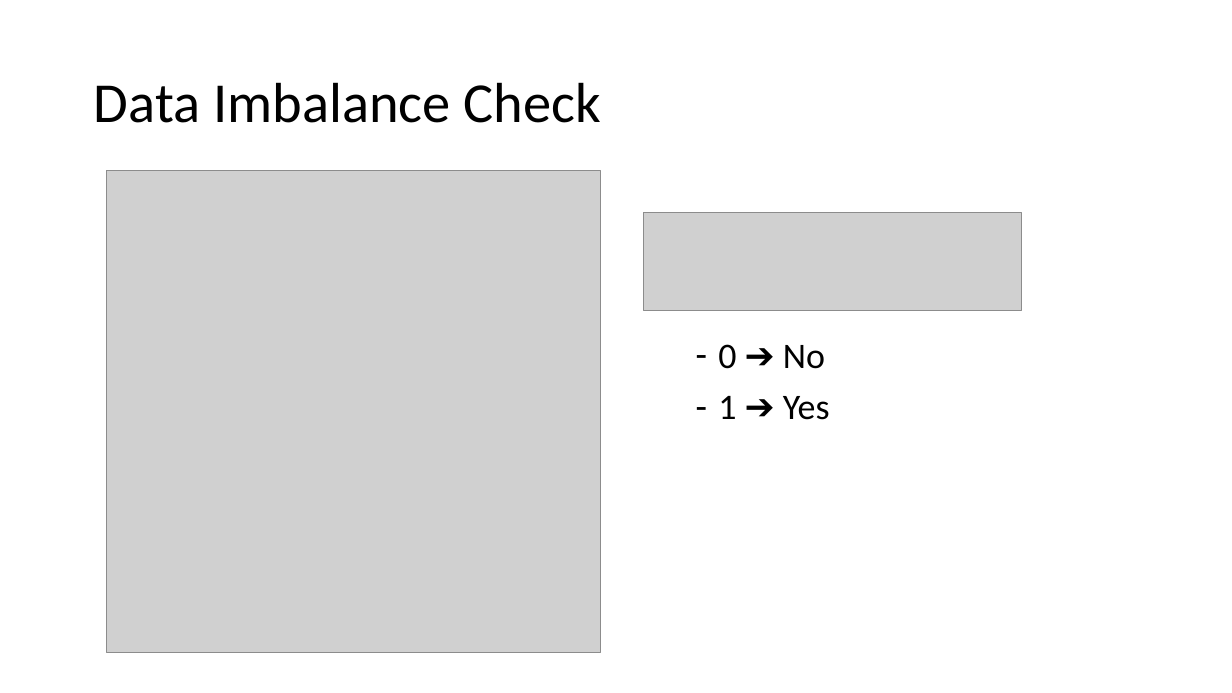
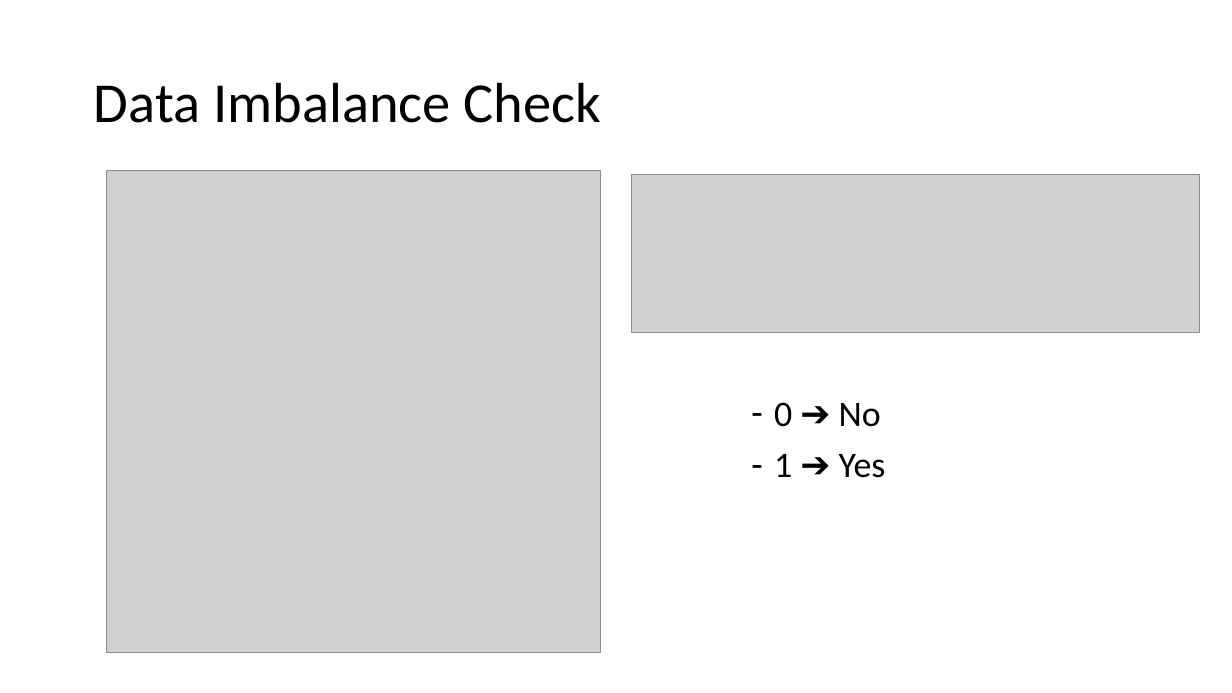
Before and after one commit to abdullahayas123/Tes-Model-Marketing-Scipy, a slide deck: slide 49 of Presentation-1.pptx (slide 46 before the commit). Drawn at 1232x693 pixels with LibreOffice and Linux fonts; fonts in the diff are those of the drawing; grey boxes stand for pictures. Boxes give left, top, right and bottom in pixels: in the first picture for what was removed or moved away, otherwise in the second. Text is boxed around its words. In the diff, an @@ line names an element or a change of style, - is before the commit and + after.

```diff
--- a/Presentation-1.pptx
+++ b/Presentation-1.pptx
@@ picture: place and size @@
-picture at (643, 213, 1021, 311)
+picture at (632, 175, 1200, 333)
@@ text "0 ➔ No": place and size @@
-text "0 ➔ No" at (718, 344, 830, 420)
+text "0 ➔ No" at (774, 402, 886, 478)
```
Also in this commit, not shown: 14 other slides changed, 4 slides added, 1 slide removed.
